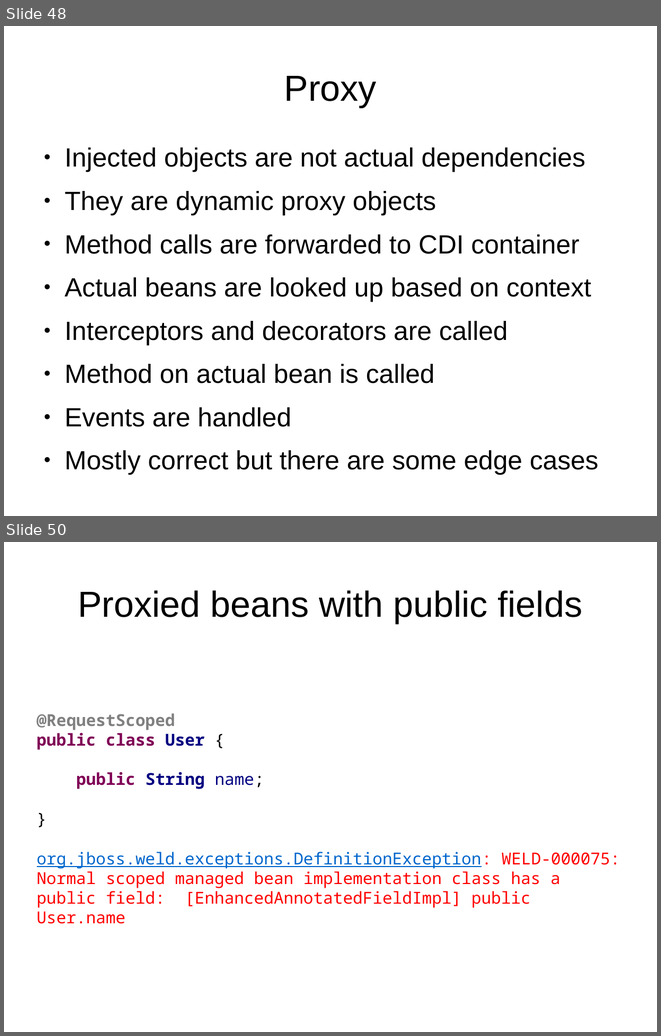
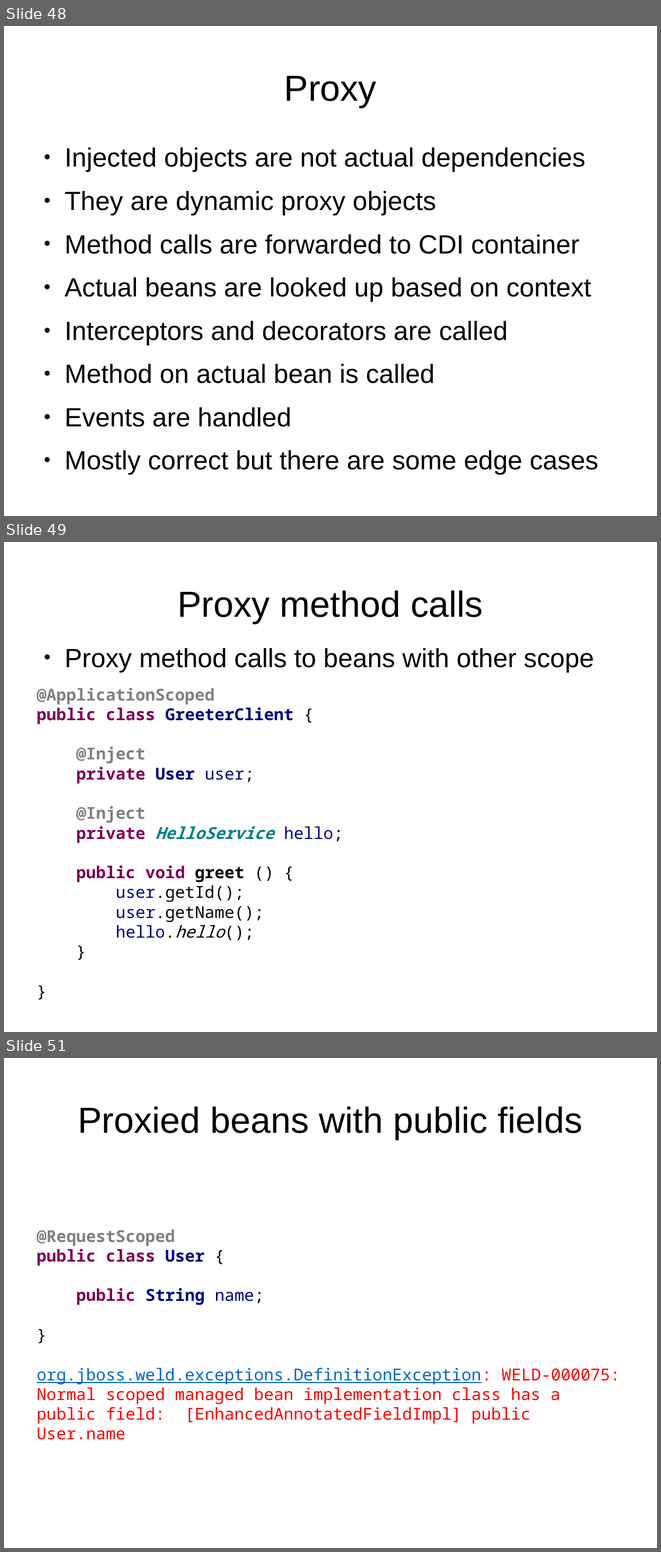
Before and after one commit to FrigoCoder/CDI, a slide deck: CDI.odp. Shown one above the other, each under a label of ours: slides 48 and 50 before the commit, slides 48, 49 and 51 after it; the slides between them are not shown. The pictures are 661x1036 and 661x1552 pixels, drawn with LibreOffice and Linux fonts; fonts in the diff are those of the drawing. Boxes give left, top, right and bottom in pixels: in the first picture for what was removed or moved away, otherwise in the second. Text is boxed around its words. In the diff, an @@ line names an element or a change of style, - is before the commit and + after.

```diff
--- a/CDI.odp
+++ b/CDI.odp
@@ slide 49 added at (x1=4, y1=542, x2=657, y2=1032), background #FFFFFF @@
@@ title added at (x1=177, y1=590, x2=483, y2=623), 44 pt, text #000000 @@
+Proxy method calls
@@ text added at (x1=37, y1=648, x2=594, y2=938), 20 pt, text #000000, bold @@
+● Proxy method calls to beans with other scope
+@ApplicationScoped
+public class GreeterClient {
+@Inject
+private User user;
+@Inject
+private HelloService hello;
+public void greet () {
+user.getId();
+user.getName();
+hello.hello();
+}
+}
@@ what was slide 50 is now slide 51 @@
```
Also in this commit, not shown: 3 slides changed, 4 other slides added, 6 other files.
